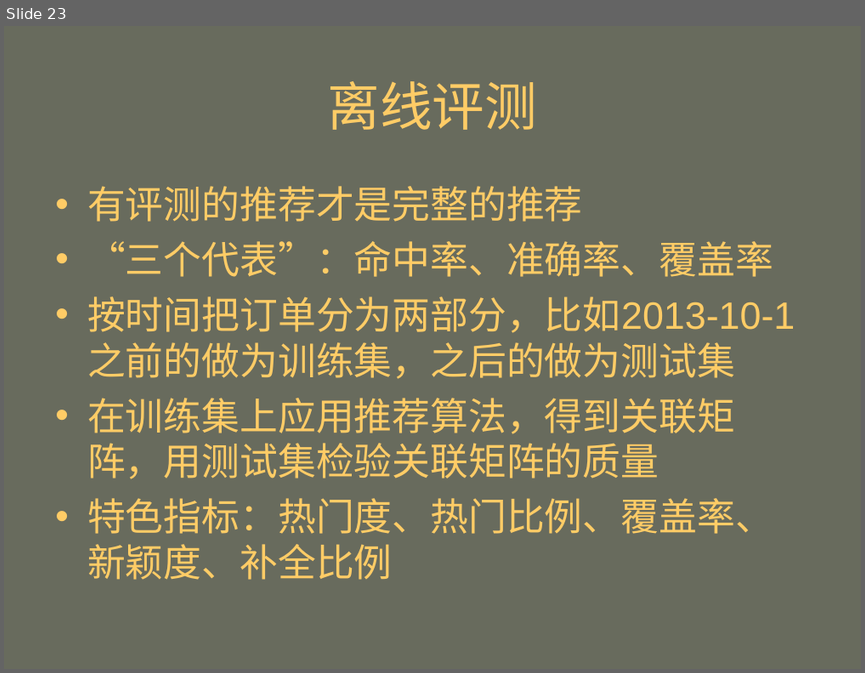
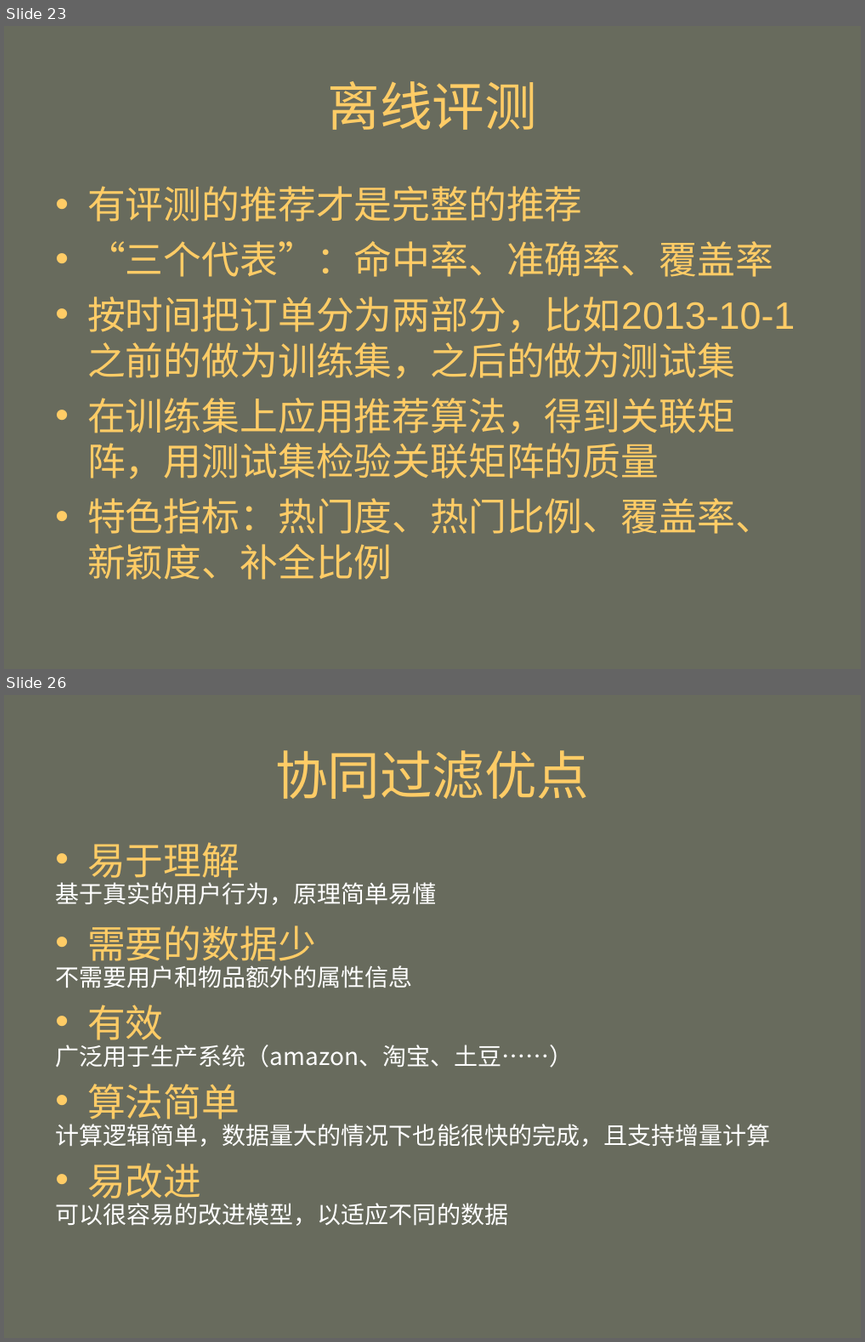
Before and after one commit to mahengyang/code, a slide deck: puffin/个性化推荐.ppt. Shown one above the other, each under a label of ours: slide 23 before the commit, slides 23 and 26 after it; the slides between them are not shown. The pictures are 865x673 and 865x1342 pixels, drawn with LibreOffice and Linux fonts; fonts in the diff are those of the drawing. Boxes give left, top, right and bottom in pixels: in the first picture for what was removed or moved away, otherwise in the second. Text is boxed around its words. In the diff, an @@ line names an element or a change of style, - is before the commit and + after.

```diff
--- a/puffin/个性化推荐.ppt
+++ b/puffin/个性化推荐.ppt
@@ slide 26 added at (x1=4, y1=695, x2=861, y2=1338), background #686B5D @@
@@ title added at (x1=275, y1=750, x2=590, y2=799), 44 pt, text #FFCC66 @@
+协同过滤优点
@@ text added at (x1=55, y1=842, x2=770, y2=1225), 20 pt, text #FFFFFF @@
+• 易于理解
+基于真实的用户行为，原理简单易懂
+• 需要的数据少
+不需要用户和物品额外的属性信息
+• 有效
+广泛用于生产系统（amazon、淘宝、土豆……）
+• 算法简单
+计算逻辑简单，数据量大的情况下也能很快的完成，且支持增量计算
+• 易改进
+可以很容易的改进模型，以适应不同的数据
```
Also in this commit, not shown: 8 slides changed, 2 other slides added, 3 slides removed, 2 other files.
